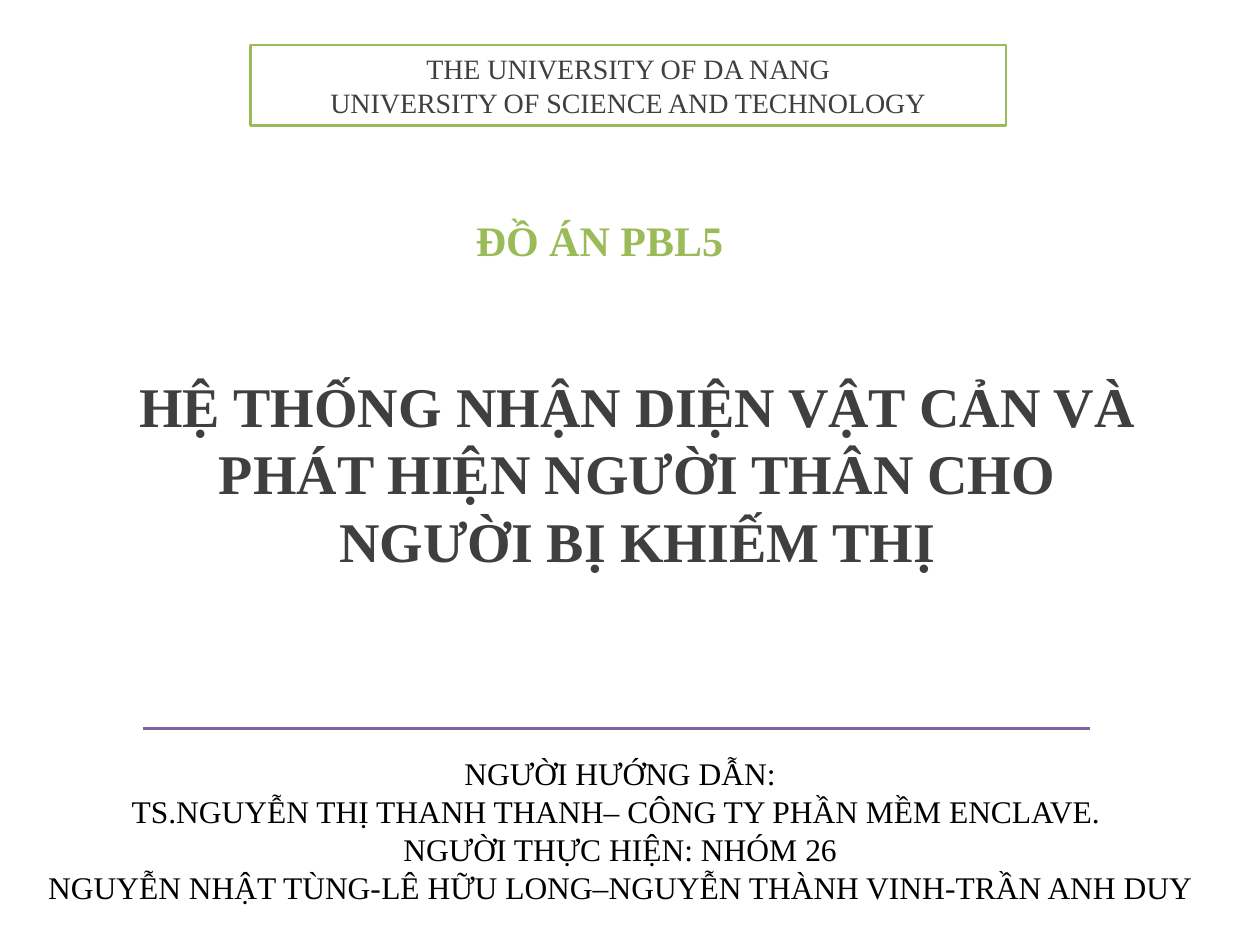
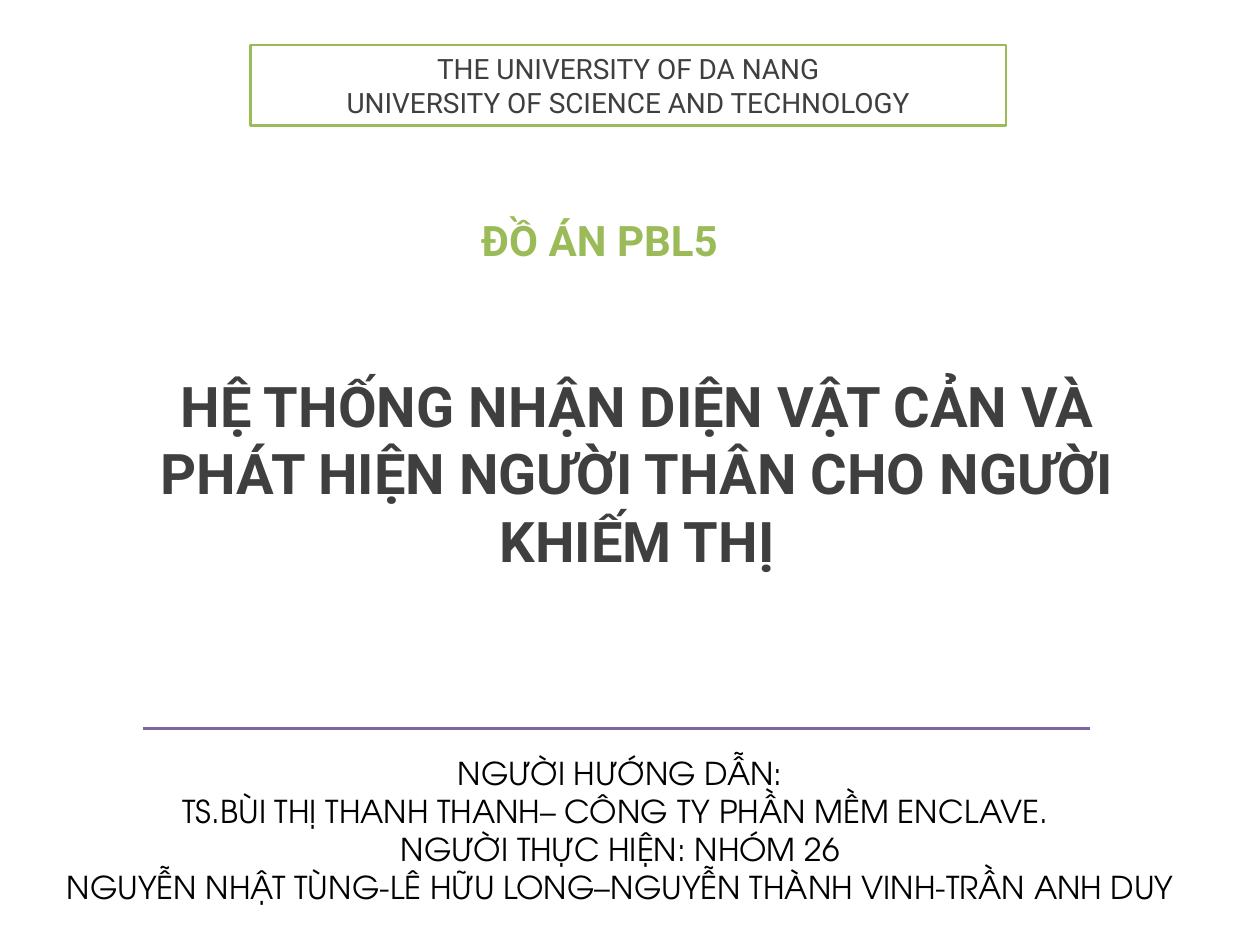
Before and after one commit to bloomingseed/pbl5-mmmodel, a slide deck: slide 1 of reports/Báo cáo tiến độ 3.pptx. Drawn at 1260x945 pixels with LibreOffice and Linux fonts; fonts in the diff are those of the drawing. Boxes give left, top, right and bottom in pixels: in the first picture for what was removed or moved away, otherwise in the second. Text is boxed around its words. In the diff, an @@ line names an element or a change of style, - is before the commit and + after.

```diff
--- a/reports/Báo cáo tiến độ 3.pptx
+++ b/reports/Báo cáo tiến độ 3.pptx
@@ rectangle "THE UNIVERSITY OF DA NANG ..." at [251,45,1007,126]: font Times New Roman to Roboto @@
@@ text "ĐỒ ÁN PBL5" at [481,217,718,257]: font Times New Roman to Roboto @@
@@ text at [161,376,1113,572]: text changed; font Times New Roman to Roboto @@
-HỆ THỐNG NHẬN DIỆN VẬT CẢN VÀ PHÁT HIỆN NGƯỜI THÂN CHO NGƯỜI BỊ KHIẾM THỊ
+HỆ THỐNG NHẬN DIỆN VẬT CẢN VÀ PHÁT HIỆN NGƯỜI THÂN CHO NGƯỜI KHIẾM THỊ
@@ text at [67,752,1174,905]: font Times New Roman to TeX Gyre Adventor in "NGƯỜI HƯỚNG DẪN:", "NGƯỜI THỰC HIỆN: NHÓM 26", "NGUYỄN NHẬT TÙNG-LÊ HỮU LONG–NGUYỄN THÀNH VINH-TRẦN ..." @@
@@ text at [183,790,1049,838]: text changed; font Times New Roman to TeX Gyre Adventor @@
-TS.NGUYỄN THỊ THANH THANH– CÔNG TY PHẦN MỀM ENCLAVE.
+TS.BÙI THỊ THANH THANH– CÔNG TY PHẦN MỀM ENCLAVE.
```
Also in this commit, not shown: 12 other slides changed, 10 other files.
